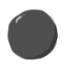
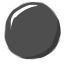
Before/after of a 64 × 64 layered artwork. What changed in the layer stack:
painted on "Layer 3" (2nd of 2, in "Layer 3") over <box>4,1,61,61</box>
painted on "Layer 2" over <box>4,1,61,61</box>
